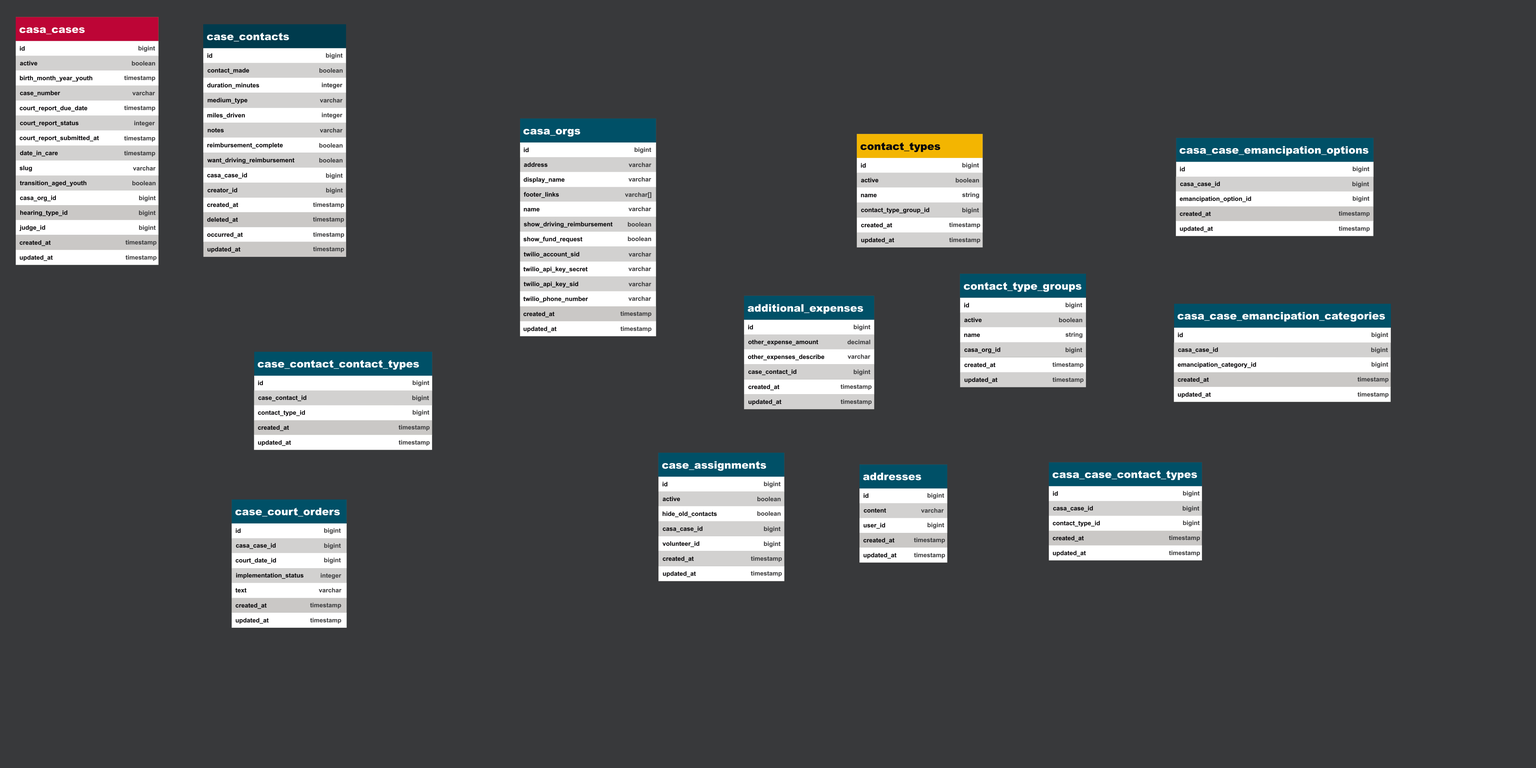
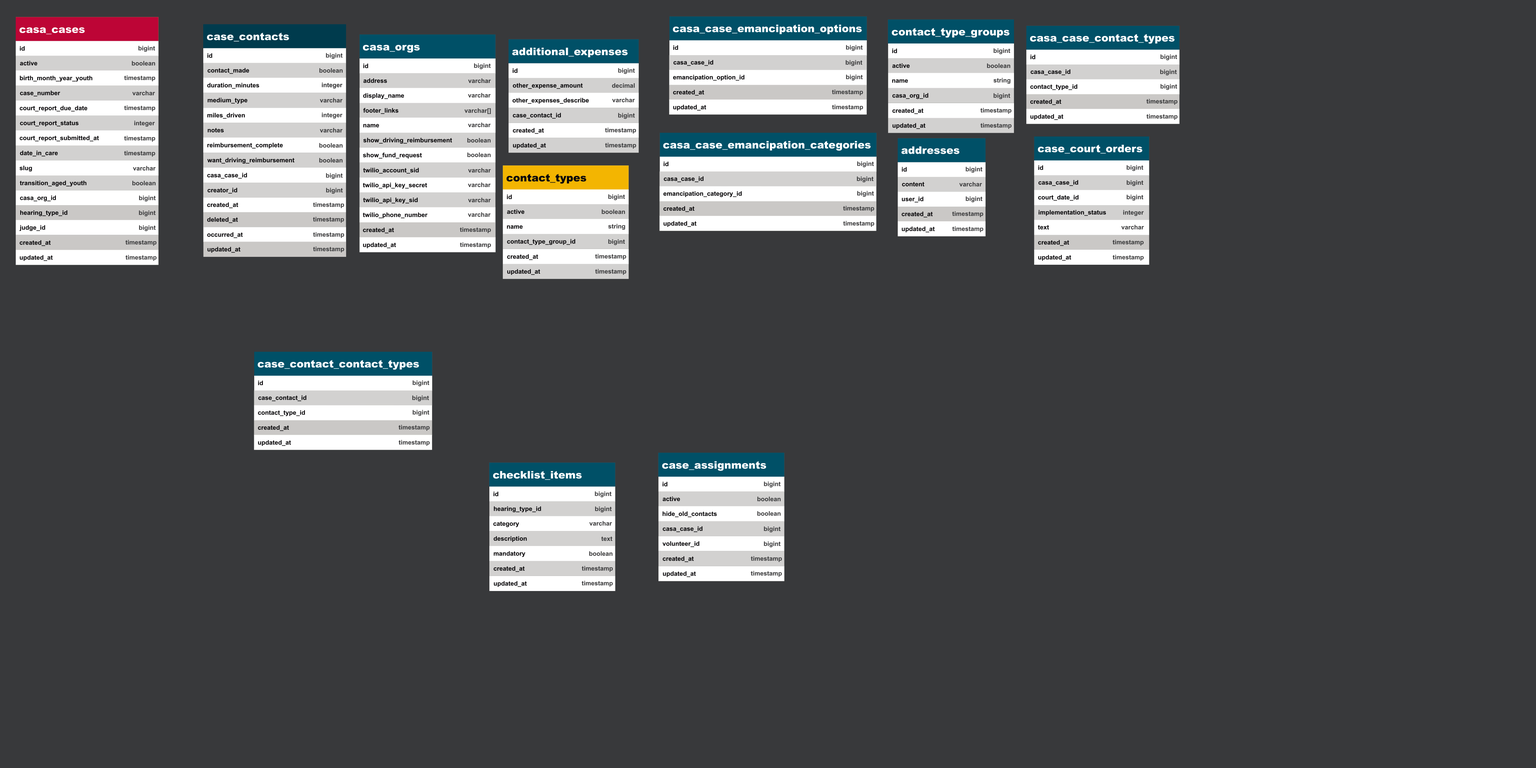
Comparing the layer stacks of the two 1536×768 images. Changes:
pixels changed over [34,16,1391,628] (layer not identified)
